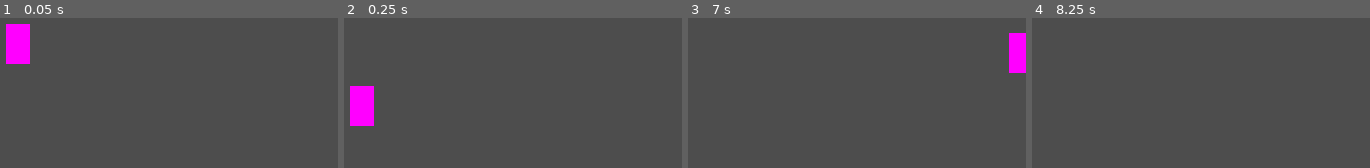
Above: before the commit, frames 1-4 (left to right).
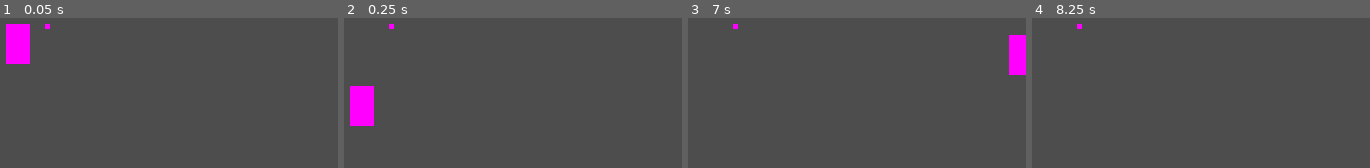
Above: after the commit, the same moments.

Repository: The-Escapegoat/PirateSoftwareGameJam
Game: Godot game, scene res://main.tscn
The game is run twice, just before and just after one commit, with the same random seed, the same clock (stepped at 60 frames per second) and the same inputs.
Inputs:
- Up to frame 1 (0.05 s): no input
- Up to frame 2 (0.25 s): no input
- Up to frame 3 (7 s): tap Enter (ui_accept) at 0.5, 0.77, 1.52, 2, 3.02, 3.5, 3.77, 4.25, 4.52, 5, 5.75, 6.02, 6.77 s; hold Right (ui_right) 0.53-2.03 s; hold Left (ui_left) 2.03-2.78 s; hold Right (ui_right) 2.78-4.28 s; hold Left (ui_left) 4.28-5.03 s; hold Right (ui_right) 5.03-5.78 s; hold Left (ui_left) from 5.78 s (still down)
- Up to frame 4 (8.25 s): release Left (ui_left) at 7.28 s; hold Right (ui_right) from 7.28 s (still down); tap Enter (ui_accept) at 7.52 s

The runs differ from the first frame. In frame 1, less than 0.1% of the frame differs, in the area x 13-15%, y 4-8%; in frame 2, less than 0.1%; in frame 3, 0.2%, in the area x 13-100%, y 4-38%; in frame 4, less than 0.1%.

Commit message:
hitboxes

Diff:
--- a/bomb.tscn
+++ b/bomb.tscn
@@ -1,6 +1,9 @@
-[gd_scene load_steps=2 format=3 uid="uid://c6ht5r87s2xqn"]
+[gd_scene load_steps=3 format=3 uid="uid://c6ht5r87s2xqn"]
 
 [sub_resource type="PlaceholderTexture2D" id="PlaceholderTexture2D_yxaio"]
+
+[sub_resource type="RectangleShape2D" id="RectangleShape2D_ugidt"]
+size = Vector2(2.25, 2.25)
 
 [node name="bomb" type="CharacterBody2D"]
 
@@ -10,5 +13,6 @@
 texture = SubResource("PlaceholderTexture2D_yxaio")
 
 [node name="CollisionShape2D" type="CollisionShape2D" parent="."]
+shape = SubResource("RectangleShape2D_ugidt")
 
 [node name="AnimatedSprite2D" type="AnimatedSprite2D" parent="."]
--- a/main.tscn
+++ b/main.tscn
@@ -1,6 +1,7 @@
-[gd_scene load_steps=3 format=3 uid="uid://deguxpsm7p5mp"]
+[gd_scene load_steps=4 format=3 uid="uid://deguxpsm7p5mp"]
 
 [ext_resource type="PackedScene" uid="uid://cnqjadjtimi1p" path="res://player.tscn" id="1_b7er3"]
+[ext_resource type="PackedScene" uid="uid://c6ht5r87s2xqn" path="res://bomb.tscn" id="2_lf2bh"]
 
 [sub_resource type="WorldBoundaryShape2D" id="WorldBoundaryShape2D_vwg1u"]
 distance = -60.0
@@ -15,3 +16,6 @@
 
 [node name="CollisionShape2D" type="CollisionShape2D" parent="StaticBody2D"]
 shape = SubResource("WorldBoundaryShape2D_vwg1u")
+
+[node name="bomb" parent="." instance=ExtResource("2_lf2bh")]
+position = Vector2(15, -7)
--- a/player.tscn
+++ b/player.tscn
@@ -5,7 +5,7 @@
 [sub_resource type="PlaceholderTexture2D" id="PlaceholderTexture2D_4p22r"]
 
 [sub_resource type="RectangleShape2D" id="RectangleShape2D_j761n"]
-size = Vector2(12, 20)
+size = Vector2(10.5, 18.5)
 
 [sub_resource type="SpriteFrames" id="SpriteFrames_3y126"]
 
